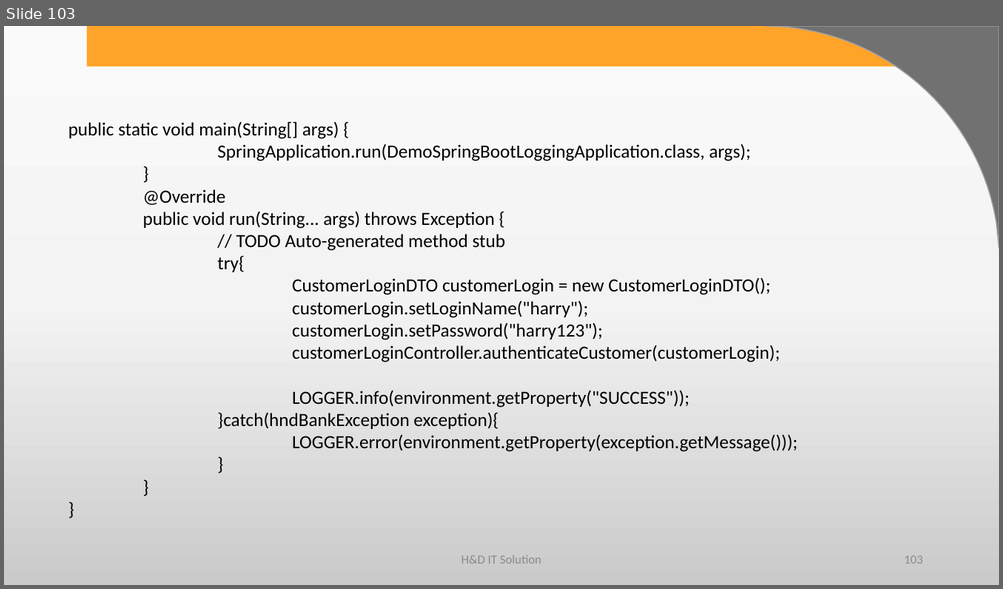
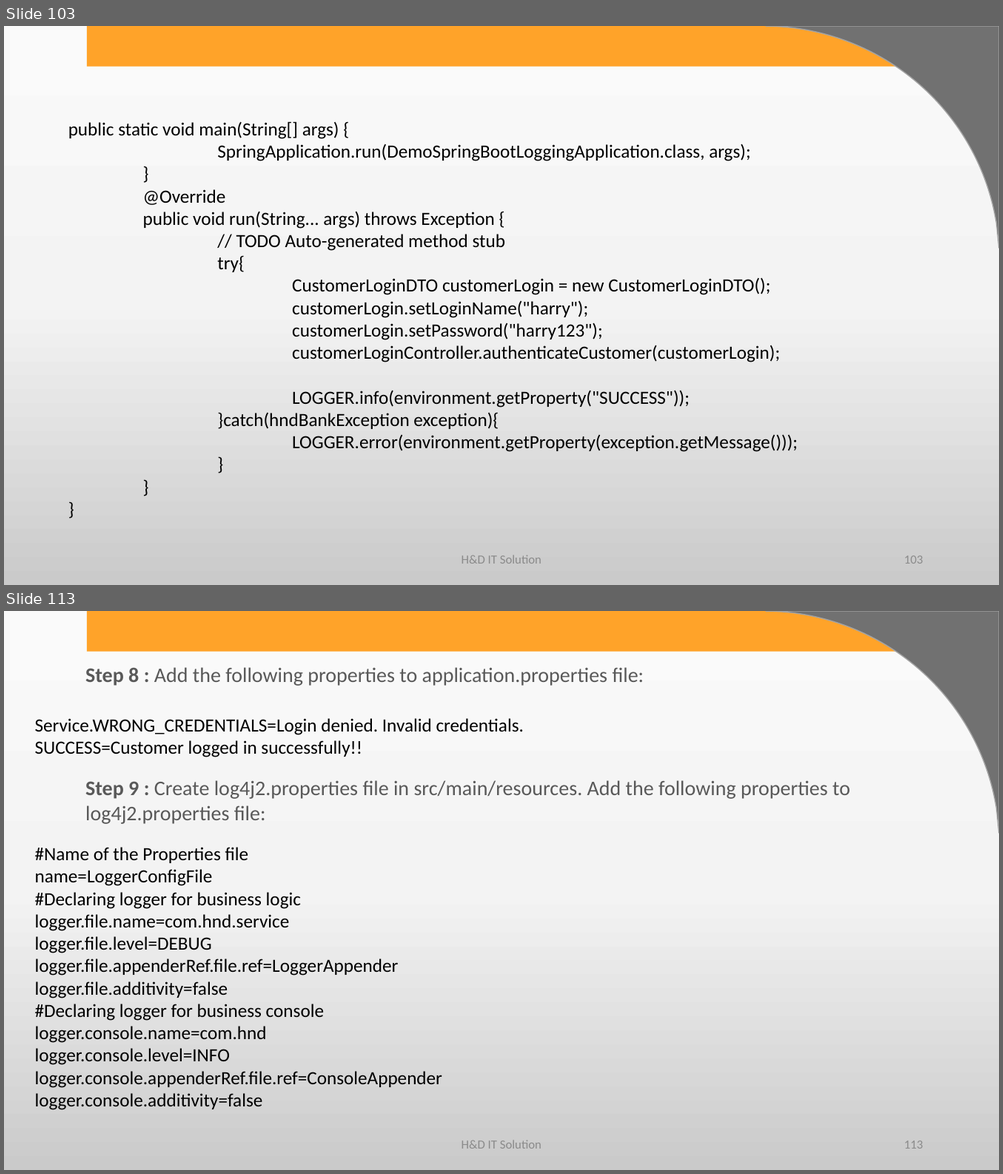
Before and after one commit to harshadasawant/spring_boot1, a slide deck: infinite/src/main/ppt/spring with service layer.pptx. Shown one above the other, each under a label of ours: slide 103 before the commit, slides 103 and 113 after it; the slides between them are not shown. The pictures are 1003x589 and 1003x1174 pixels, drawn with LibreOffice and Linux fonts; fonts in the diff are those of the drawing; background and template pictures are left out. Boxes give left, top, right and bottom in pixels: in the first picture for what was removed or moved away, otherwise in the second. Text is boxed around its words. In the diff, an @@ line names an element or a change of style, - is before the commit and + after.

```diff
--- a/infinite/src/main/ppt/spring with service layer.pptx
+++ b/infinite/src/main/ppt/spring with service layer.pptx
@@ slide 113 added at [4,611,999,1170], background gradient #FBFBFB to #F4F4F4 to #CBCBCB; not listed: 2 template elements that a slide beside it also shows @@
@@ text added at [85,667,644,686], 20 pt, text #595959 @@
+Step 8 : Add the following properties to application.properties file:
@@ text added at [35,718,523,758], 18 pt, text #000000 @@
+Service.WRONG_CREDENTIALS=Login denied. Invalid credentials.
+SUCCESS=Customer logged in successfully!!
@@ text added at [85,780,850,824], 20 pt, text #595959 @@
+Step 9 : Create log4j2.properties file in src/main/resources. Add the following properties to log4j2.properties file:
@@ text added at [35,847,442,1111], 18 pt, text #000000 @@
+#Name of the Properties file
+name=LoggerConfigFile
+#Declaring logger for business logic
+logger.file.name=com.hnd.service
+logger.file.level=DEBUG
+logger.file.appenderRef.file.ref=LoggerAppender
+logger.file.additivity=false
+#Declaring logger for business console
+logger.console.name=com.hnd
+logger.console.level=INFO
+logger.console.appenderRef.file.ref=ConsoleAppender
+logger.console.additivity=false
@@ text added at [461,1141,541,1149], 12 pt, text #8C8C8C @@
+H&D IT Solution
@@ page number added at [904,1141,922,1149], 12 pt, text #8C8C8C @@
+113
```
Also in this commit, not shown: 12 other slides added, 3 other files.
